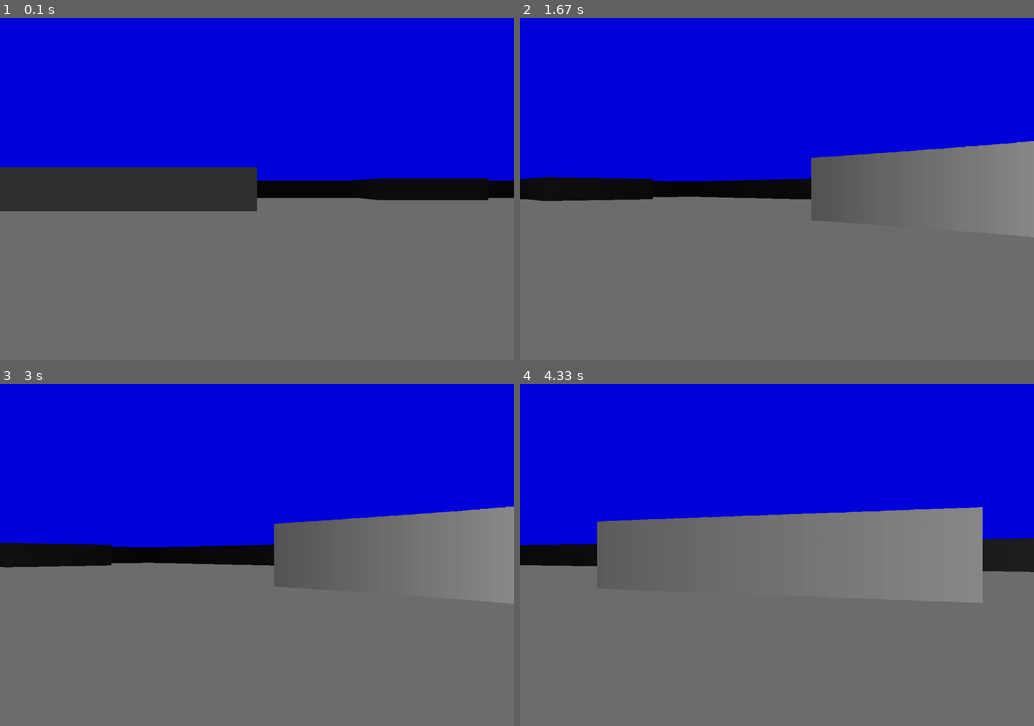
Above: before the commit, frames 1-4 (two rows, left to right).
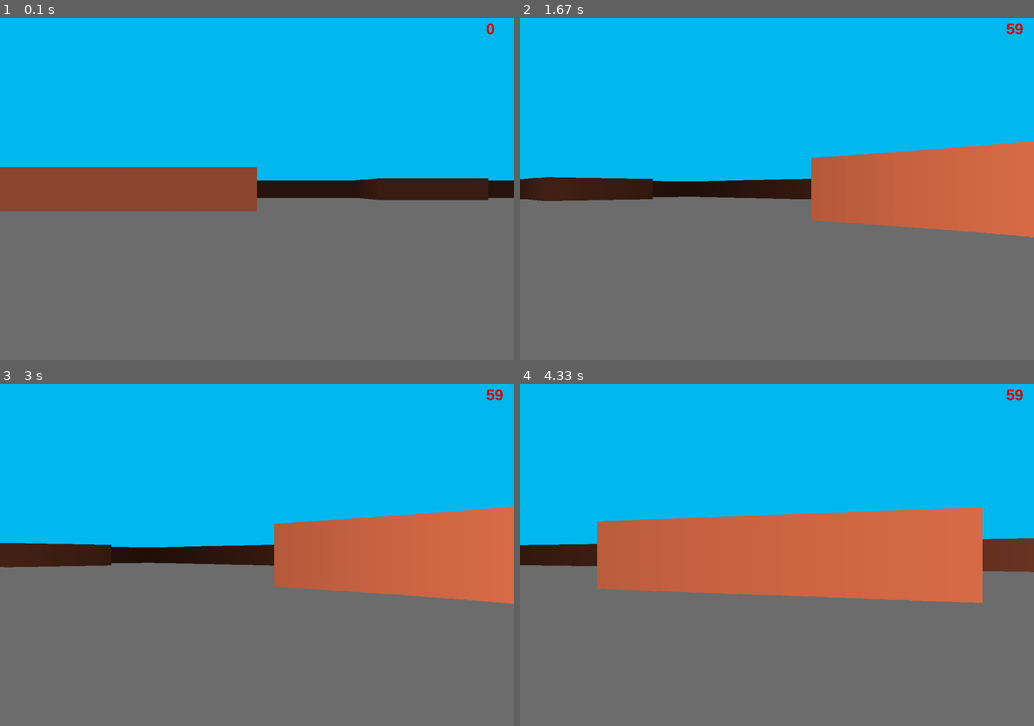
Above: after the commit, the same moments.

Repository: Ingv4r/3d_pygame
Game: pygame game, started from main.py
Two runs of this game, one before a commit and one after it. Both use one fixed random seed, a clock stepped at 60 frames per second and the inputs below.
Inputs:
- Up to frame 1 (0.1 s): no input
- Up to frame 2 (1.67 s): hold Right 0.33-0.8 s; hold Right 0.83-1.3 s; hold Left from 1.33 s (still down)
- Up to frame 3 (3 s): release Left at 1.87 s; hold Left 1.9-2.3 s; hold Right 2.33-2.97 s
- Up to frame 4 (4.33 s): hold Left 3-3.47 s; hold Right 3.5-3.97 s; hold Right from 4 s (still down)

The runs differ from the first frame. In frame 1, 55% of the frame differs, in the area x 0-100%, y 0-57%; in frame 2, 57%; in frame 3, 57%; in frame 4, 60%, in the area x 0-100%, y 0-64%.

Commit message:
adding drawing func and FPS counter

Diff:
--- /dev/null
+++ b/drawing.py
@@ -0,0 +1,20 @@
+import pygame
+from settings import *
+from ray_casting import ray_casting
+
+class Drawing():
+    def __init__(self, screen):
+        self.screen = screen
+        self.font = pygame.font.SysFont('Arial', 36, bold=True)
+
+    def background(self):
+        pygame.draw.rect(self.screen, SKYBLUE, (0, 0, WIDTH, HALF_HEIGHT))
+        pygame.draw.rect(self.screen, DARKGREY, (0, HALF_HEIGHT, WIDTH, HALF_HEIGHT))
+
+    def world(self, player_pos, player_angle):
+        ray_casting(self.screen, player_pos, player_angle)
+
+    def fps(self, clock):
+        display_fps = str(int(clock.get_fps()))
+        render = self.font.render(display_fps, False, RED)
+        self.screen.blit(render, FPS_POS)
--- a/main.py
+++ b/main.py
@@ -4,11 +4,13 @@
 from player import Player
 from map import world_map
 from ray_casting import ray_casting
+from drawing import Drawing
 
 pg.init()
 screen = pg.display.set_mode((WIDTH, HEIGHT))
 clock = pg.time.Clock()
 player = Player()
+drawing = Drawing(screen)
 
 while running:
     for event in pg.event.get():
@@ -23,10 +25,9 @@
     #mouse = pg.mouse.get_pos()
     screen.fill(BLACK)
 
-    pg.draw.rect(screen, BLUE, (0, 0, WIDTH, HALF_HEIGHT))
-    pg.draw.rect(screen, DARKGREY, (0, HALF_HEIGHT, WIDTH, HALF_HEIGHT))
-
-    ray_casting(screen, player.pos, player.angle)
+    drawing.background()
+    drawing.world(player.pos, player.angle)
+    drawing.fps(clock)
 
     #pg.draw.circle(screen, GREEN, (int(player.x), int(player.y)), 8)
     #pg.draw.line(screen, GREEN, player.pos,
@@ -38,4 +39,4 @@
 
 
     pg.display.flip()
-    clock.tick(FPS)
+    clock.tick()
--- a/ray_casting.py
+++ b/ray_casting.py
@@ -15,8 +15,8 @@
             if (x // TILE * TILE, y // TILE * TILE) in world_map:
                 depth *= math.cos(player_angle - cur_angle)
                 proj_height = PROJ_COEF / depth
-                c = 255 / (1 + depth * depth * 0.0001)
-                color = (c, c, c)
+                c = 255 / (1 + depth * depth * 0.00002)
+                color = (c, c // 2, c // 3)
                 pygame.draw.rect(screen, color,
                     (ray * SCALE, HALF_HEIGHT - proj_height // 2, SCALE, proj_height
                     ))
--- a/settings.py
+++ b/settings.py
@@ -8,6 +8,7 @@
 running = True
 FPS = 60
 TILE = 100
+FPS_POS = (WIDTH - 65, 5)
 
 #ray casting settings
 FOV = math.pi / 3
@@ -32,3 +33,4 @@
 BLUE = (0, 0, 220)
 DARKGREY = (110, 110, 110)
 PURPLE = (120, 0, 120)
+SKYBLUE = (0, 186, 240)
